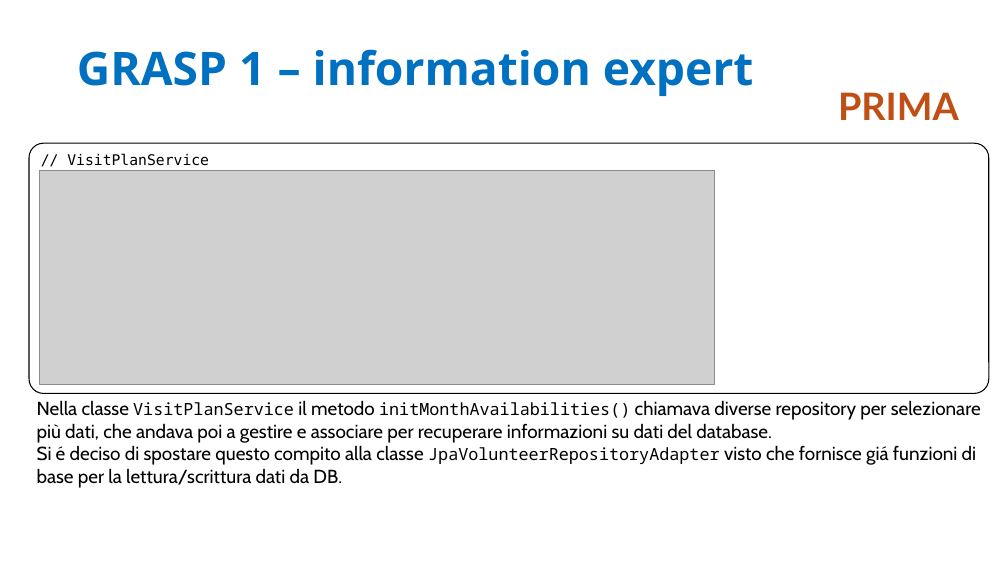
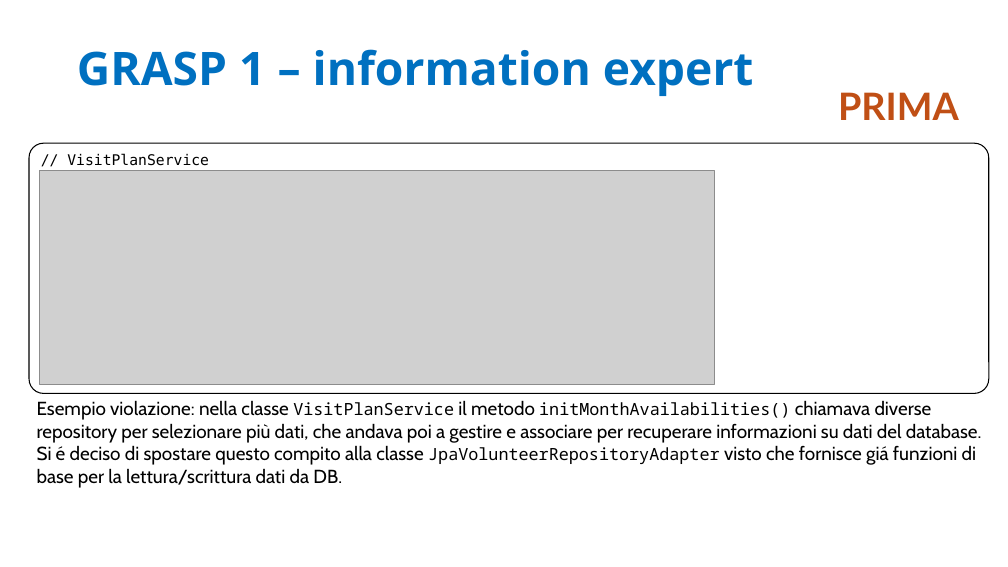
Before and after one commit to LDolzanelli/progettoIngegneria, a slide deck: slide 7 of doc/Presentazione/Presentazione_ingsw_parteB.pptx (slide 6 before the commit). Drawn at 1008x567 pixels with LibreOffice and Linux fonts; fonts in the diff are those of the drawing; grey boxes stand for pictures. Boxes give left, top, right and bottom in pixels: in the first picture for what was removed or moved away, otherwise in the second. Text is boxed around its words. In the diff, an @@ line names an element or a change of style, - is before the commit and + after.

Commit message:
powerpoint

```diff
--- a/doc/Presentazione/Presentazione_ingsw_parteB.pptx
+++ b/doc/Presentazione/Presentazione_ingsw_parteB.pptx
@@ text at <box>37,400,982,443</box>: text changed @@
-Nella classe VisitPlanService il metodo initMonthAvailabilities() chiamava diverse repository per selezionare più dati, che andava poi a gestire e associare per recuperare informazioni su dati del database.
+Esempio violazione: nella classe VisitPlanService il metodo initMonthAvailabilities() chiamava diverse repository per selezionare più dati, che andava poi a gestire e associare per recuperare informazioni su dati del database.
```
Also in this commit, not shown: 1 slide added.
